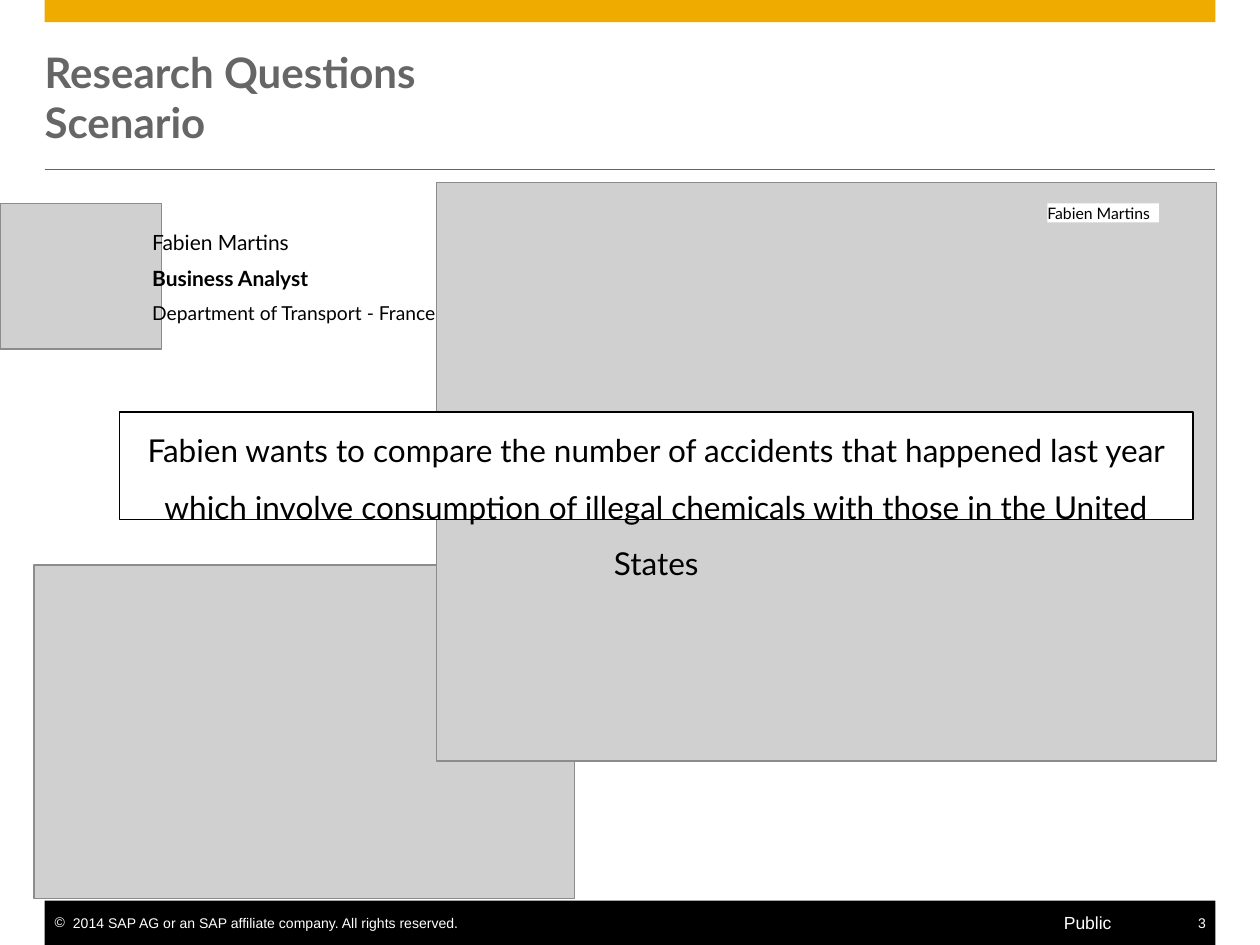
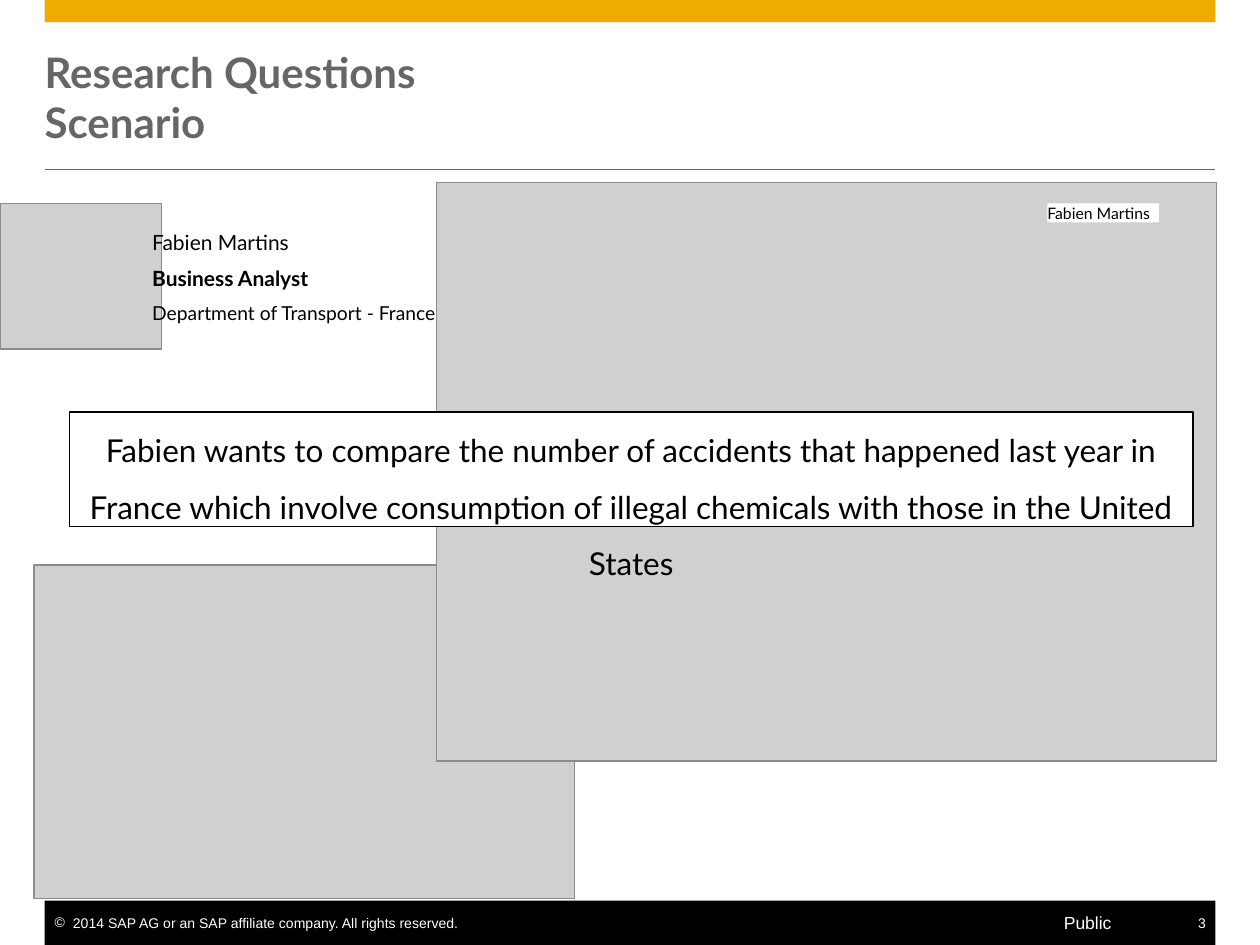
Before and after one commit to S-c-H-i-Z-o/PhD, a slide deck: slide 3 of Progress Reports CIFRE & Workplans/PhD Interim Report/presentation/Self-Service Data Provisioning through Semantic Enrichment of Data - Updated.pptx. Drawn at 1260x945 pixels with LibreOffice and Linux fonts; fonts in the diff are those of the drawing; grey boxes stand for pictures. Boxes give left, top, right and bottom in pixels: in the first picture for what was removed or moved away, otherwise in the second. Text is boxed around its words. In the diff, an @@ line names an element or a change of style, - is before the commit and + after.

Commit message:
Minor updates in slides 3, 28 and 30

```diff
--- a/Progress Reports CIFRE & Workplans/PhD Interim Report/presentation/Self-Service Data Provisioning through Semantic Enrichment of Data - Updated.pptx
+++ b/Progress Reports CIFRE & Workplans/PhD Interim Report/presentation/Self-Service Data Provisioning through Semantic Enrichment of Data - Updated.pptx
@@ rectangle "Fabien wants to compare the ...": place and size @@
-rectangle "Fabien wants to compare the ..." at <box>120,412,1193,519</box>
+rectangle "Fabien wants to compare the ..." at <box>69,412,1193,527</box>
@@ text in rectangle at <box>90,438,1172,525</box>: text changed @@
-Fabien wants to compare the number of accidents that happened last year which involve consumption of illegal chemicals with those in the United States
+Fabien wants to compare the number of accidents that happened last year in France which involve consumption of illegal chemicals with those in the United States
```
Also in this commit, not shown: 3 other slides changed.
